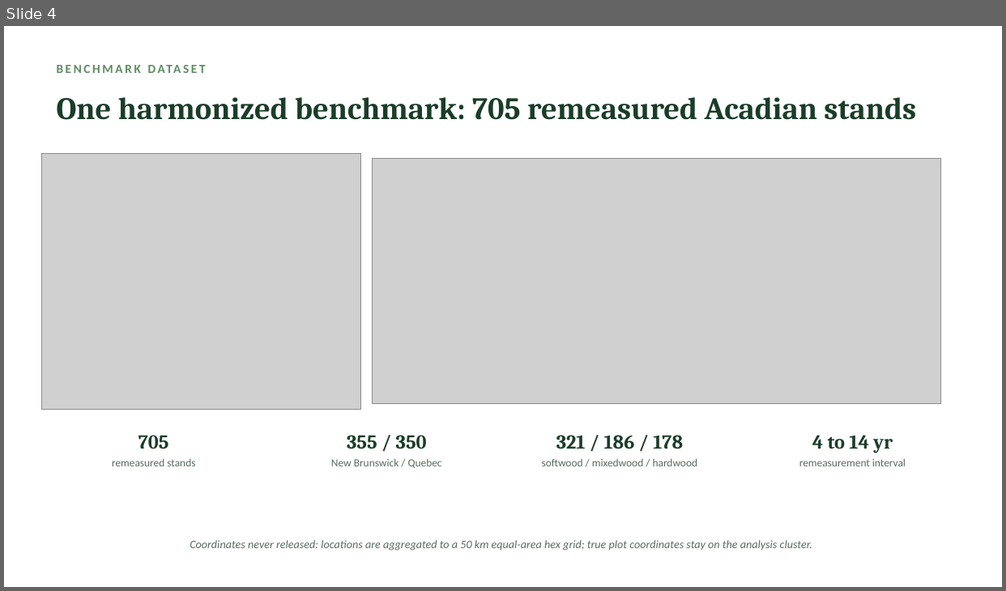
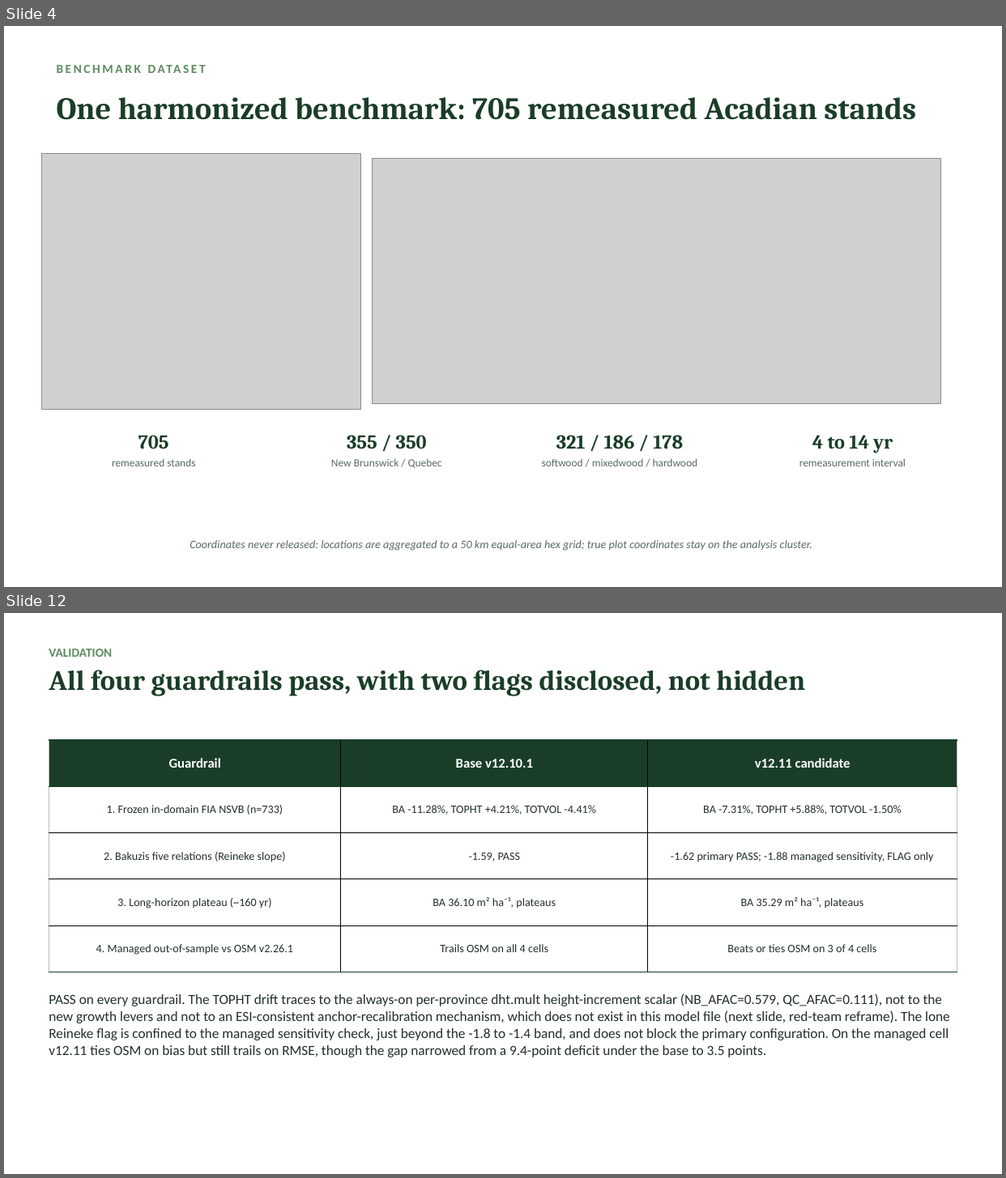
Before and after one commit to holoros/fvs-acd, a slide deck: FVS-ACD_Hennigar_Aug2026.pptx. Shown one above the other, each under a label of ours: slide 4 before the commit, slides 4 and 12 after it; the slides between them are not shown. The pictures are 1006x591 and 1006x1178 pixels, drawn with LibreOffice and Linux fonts; fonts in the diff are those of the drawing; grey boxes stand for pictures. Boxes give left, top, right and bottom in pixels: in the first picture for what was removed or moved away, otherwise in the second. Text is boxed around its words. In the diff, an @@ line names an element or a change of style, - is before the commit and + after.

Commit message:
v12.11 candidate: GTR, benchmark report, Hennigar deck, data-sharing one-pager, and figures
The 23 July deliverable set for the 18 August 2026 NRCan CFS Acadian
growth and yield meeting in Fredericton, none of which was under version
control until now.

  FVS-ACD_variant_overview_GTR_v1211 in md, docx and pdf. The v12.11
  variant overview GTR, built from the 20260629 draft source, which is
  updated in this commit to match.

  FVS-ACD_v12.11_benchmark_report in md, docx and pdf. The multi-source
  benchmark for the candidate.

  FVS-ACD_Hennigar_Aug2026.pptx and its pdf, refreshed with the Nova
  Scotia OSM scoring and the red-team reframes.

  FVS-ACD_Acadian_datasharing_onepager_20260723.docx for the meeting.

  Twenty figures backing the reports and the deck, covering the long
  interval volume diagnosis, the maturity gradient, the multi-source
  scorecard, the fig17 decomposition, forest-group bias and RMSE, the
  benchmark footprint with the Maine inset, sample sizes, the determinant
  scorecard, the overall ranking, and the long-term Bakuzis check.

  results/data_maps holds the aggregated stand counts by province and by
  forest type behind the footprint map, with provenance. Counts only, no
  plot coordinates.

The v12.10.1 benchmark report md and docx are also refreshed here so the
frozen baseline and the candidate report read consistently. The v12.10.1
engine and its tag v12.10.1-frozen-aug2026 are untouched.

```diff
--- a/FVS-ACD_Hennigar_Aug2026.pptx
+++ b/FVS-ACD_Hennigar_Aug2026.pptx
@@ slide 12 added at (4, 613, 1002, 1174), background #FFFFFF @@
@@ text added at (49, 649, 112, 657), 12 pt, text #5E8C61, bold @@
+VALIDATION
@@ text added at (49, 670, 805, 696), 27 pt, text #1A3D28, bold @@
+All four guardrails pass, with two flags disclosed, not hidden
@@ table added at (49, 740, 957, 973), 5 rows, 3 columns @@
+Guardrail | Base v12.10.1 | v12.11 candidate
+1. Frozen in-domain FIA NSVB (n=733) | BA -11.28%, TOPHT +4.21%, TOTVOL -4.41% | BA -7.31%, TOPHT +5.88%, TOTVOL -1.50%
+2. Bakuzis five relations (Reineke slope) | -1.59, PASS | -1.62 primary PASS; -1.88 managed sensitivity, FLAG only
+3. Long-horizon plateau (~160 yr) | BA 36.10 m² ha⁻¹, plateaus | BA 35.29 m² ha⁻¹, plateaus
+4. Managed out-of-sample vs OSM v2.26.1 | Trails OSM on all 4 cells | Beats or ties OSM on 3 of 4 cells
@@ line added from (49, 740) to (957, 740), #1A3D28 1.5 pt @@
@@ line added from (49, 786) to (957, 786), #1A3D28 1 pt @@
@@ line added from (49, 973) to (957, 973), #1A3D28 1.5 pt @@
@@ text added at (49, 994, 950, 1058), 13.5 pt, text #22302A @@
+PASS on every guardrail. The TOPHT drift traces to the always-on per-province dht.mult height-increment scalar (NB_AFAC=0.579, QC_AFAC=0.111), not to the new growth levers and not to an ESI-consistent anchor-recalibration mechanism, which does not exist in this model file (next slide, red-team reframe). The lone Reineke flag is confined to the managed sensitivity check, just beyond the -1.8 to -1.4 band, and does not block the primary configuration. On the managed cell v12.11 ties OSM on bias but still trails on RMSE, though the gap narrowed from a 9.4-point deficit under the base to 3.5 points.
```
Also in this commit, not shown: 12 slides changed, 21 other slides added, 2 slides removed, 33 other files.
